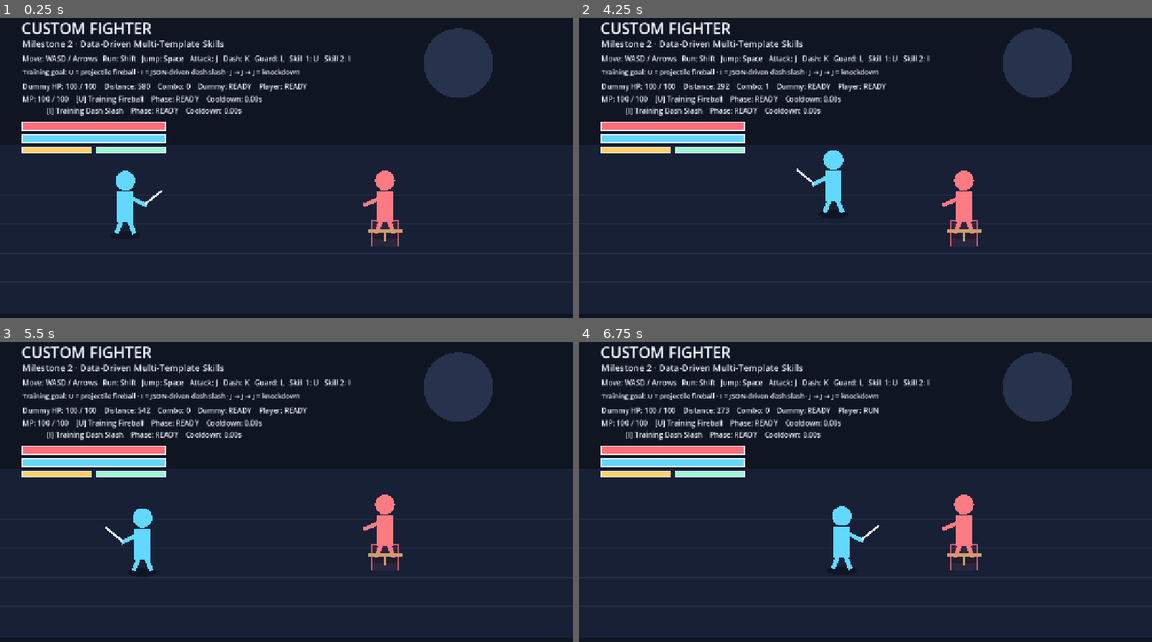
Above: before the commit, frames 1-4 (two rows, left to right).
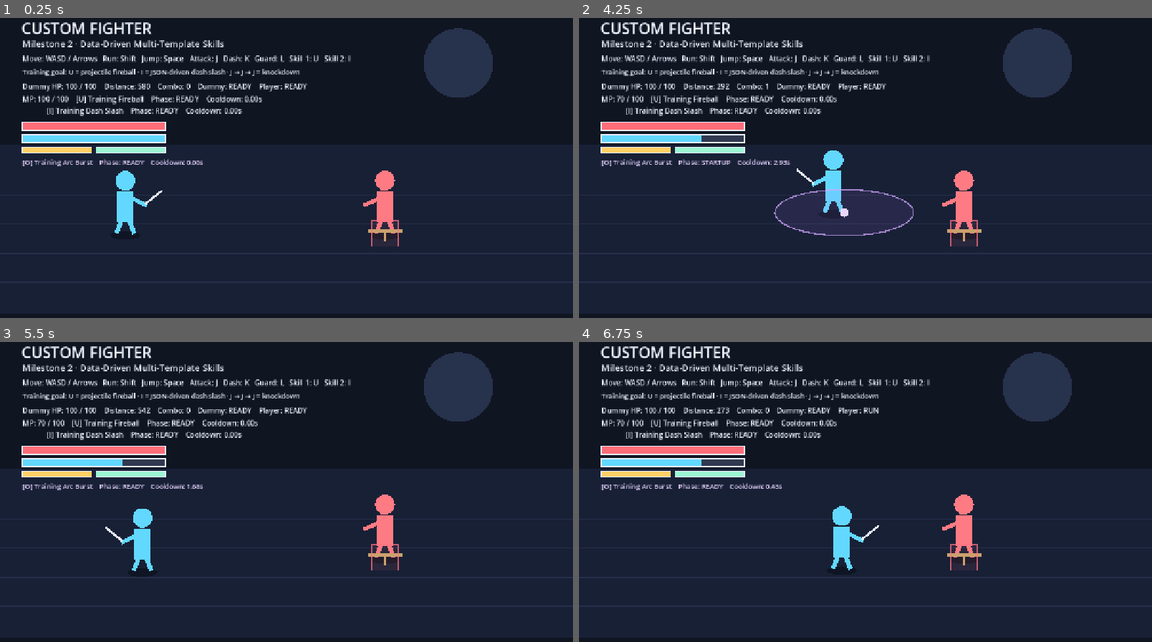
Above: after the commit, the same moments.

Repository: ws951125/custom-fighter
Game: Godot game, scene res://game/runtime/main.tscn
Two runs of this game, one before a commit and one after it. Both use one fixed random seed, a clock stepped at 60 frames per second and the inputs below.
Inputs:
- Up to frame 1 (0.25 s): no input
- Up to frame 2 (4.25 s): tap Enter at 0.5 s; hold D (move_right) 0.53-1.28 s; hold J (attack) 0.53-1.28 s; tap Space (jump) at 0.77, 1.07, 1.52, 1.82, 3.02, 3.05, 3.32 s; tap K (dash) at 0.8, 1.35 s; hold S (move_down) 1.28-2.03 s; tap L (guard) at 1.55 s; hold D (move_right) 2.03-2.78 s; hold L (guard) 2.03-2.78 s; tap Shift (run) at 2.3, 2.85 s; hold W (move_up) 2.78-3.53 s; hold A (move_left) from 3.53 s (still down); hold Space (jump) from 3.53 s (still down); tap J (attack) at 3.8 s; tap O (skill_3, bound only after the commit) at 4.15 s
- Up to frame 3 (5.5 s): release Space (jump) at 4.28 s; tap J (attack) at 4.35 s; tap Space (jump) at 4.52, 4.82 s; tap K (dash) at 4.55 s; release A (move_left) at 5.03 s; hold S (move_down) from 5.03 s (still down); hold K (dash) from 5.03 s (still down); tap L (guard) at 5.3 s
- Up to frame 4 (6.75 s): release S (move_down) at 5.78 s; release K (dash) at 5.78 s; hold D (move_right) 5.78-6.53 s; tap L (guard) at 5.85 s; tap Space (jump) at 6.02, 6.32 s; tap Shift (run) at 6.05 s; hold W (move_up) from 6.53 s (still down); hold Shift (run) from 6.53 s (still down)

The runs differ from the first frame. In frame 1, 0.3% of the frame differs, in the area x 4-36%, y 47-50%; in frame 2, 1.3%, in the area x 4-59%, y 25-73%; in frame 3, 1.0%; in frame 4, 1.0%.

Commit message:
Milestone 2: add data-driven area attack skill
* feat: add data-driven area burst skill sample

* feat: add reusable area attack state

* feat: validate data-driven area skills

* test: cover data-driven area skill core

* feat: add modular area skill runtime controller

* feat: attach area skill controller to training room

* test: add browser evidence for area skill

* Test Area skill in browser suites

* Run Area skill E2E in all browser gates

* Harden combo timers against browser frame hitches

* Preserve attack recovery while protecting combo window

* Limit combo protection to true browser hitches

Diff:
--- /dev/null
+++ b/content/skills/arc_burst.sample.json
@@ -0,0 +1,20 @@
+{
+  "schema_version": 1,
+  "id": "arc_burst_001",
+  "name": "Training Arc Burst",
+  "type": "area",
+  "damage": 22,
+  "mp_cost": 30,
+  "cooldown": 3.0,
+  "startup": 0.30,
+  "active": 0.36,
+  "recovery": 0.38,
+  "speed": 0,
+  "range": 0,
+  "hitstun": 0.28,
+  "knockback": 320,
+  "hitbox_half_width": 155,
+  "hitbox_half_depth": 0.20,
+  "visual": "prototype_arc_burst",
+  "impact_visual": "prototype_arc_impact"
+}
--- a/game/core/combat/attack_chain_state.gd
+++ b/game/core/combat/attack_chain_state.gd
@@ -2,6 +2,8 @@
 extends RefCounted
 
 const COMBO_RESET_SECONDS := 0.62
+const HITCH_THRESHOLD_SECONDS := 0.50
+const HITCH_COMBO_TIMER_DELTA := 0.10
 
 var combo_step := 0
 var attack_lock_remaining := 0.0
@@ -9,8 +11,13 @@
 
 func tick(delta: float) -> void:
 	var safe_delta := maxf(0.0, delta)
+	# Preserve normal timing exactly. Only treat a single frame over 500ms as a browser
+	# hitch, because the player had no usable input frames during that pause.
+	var combo_delta := safe_delta
+	if safe_delta > HITCH_THRESHOLD_SECONDS:
+		combo_delta = HITCH_COMBO_TIMER_DELTA
 	attack_lock_remaining = maxf(0.0, attack_lock_remaining - safe_delta)
-	combo_reset_remaining = maxf(0.0, combo_reset_remaining - safe_delta)
+	combo_reset_remaining = maxf(0.0, combo_reset_remaining - combo_delta)
 	if combo_reset_remaining <= 0.0 and attack_lock_remaining <= 0.0:
 		combo_step = 0
 
--- /dev/null
+++ b/game/core/skills/area_attack_state.gd
@@ -0,0 +1,43 @@
+class_name AreaAttackState
+extends RefCounted
+
+const CombatBox = preload("res://game/core/combat/combat_box.gd")
+
+var active := false
+var center := Vector2.ZERO
+var half_extents := Vector2.ZERO
+var remaining := 0.0
+var hit_consumed := false
+
+func start(initial_center: Vector2, half_width: float, half_depth: float, active_seconds: float) -> bool:
+	if half_width <= 0.0 or half_depth <= 0.0 or active_seconds <= 0.0:
+		return false
+	center = initial_center
+	half_extents = Vector2(half_width, half_depth)
+	remaining = active_seconds
+	hit_consumed = false
+	active = true
+	return true
+
+func tick(delta: float) -> void:
+	if not active:
+		return
+	remaining = maxf(0.0, remaining - maxf(0.0, delta))
+	if remaining <= 0.0:
+		active = false
+
+func hitbox() -> CombatBox:
+	return CombatBox.new(center, half_extents)
+
+func can_hit() -> bool:
+	return active and not hit_consumed
+
+func consume_hit() -> bool:
+	if not can_hit():
+		return false
+	hit_consumed = true
+	return true
+
+func deactivate() -> void:
+	active = false
+	remaining = 0.0
--- a/game/core/skills/skill_definition.gd
+++ b/game/core/skills/skill_definition.gd
@@ -95,6 +95,8 @@
 
 	if skill_type == "projectile" or skill_type == "dash":
 		_validate_motion_skill(errors)
+	elif skill_type == "area":
+		_validate_area_skill(errors)
 
 	loaded = errors.is_empty()
 	return errors
@@ -108,3 +110,9 @@
 		errors.append("%s active duration must be positive" % skill_type)
 	if hitbox_half_width <= 0.0 or hitbox_half_depth <= 0.0:
 		errors.append("%s hitbox dimensions must be positive" % skill_type)
+
+func _validate_area_skill(errors: PackedStringArray) -> void:
+	if active <= 0.0:
+		errors.append("area active duration must be positive")
+	if hitbox_half_width <= 0.0 or hitbox_half_depth <= 0.0:
+		errors.append("area hitbox dimensions must be positive")
--- /dev/null
+++ b/game/runtime/area_skill_controller.gd
@@ -0,0 +1,191 @@
+extends Control
+
+const SkillDefinition = preload("res://game/core/skills/skill_definition.gd")
+const SkillCastState = preload("res://game/core/skills/skill_cast_state.gd")
+const AreaAttackState = preload("res://game/core/skills/area_attack_state.gd")
+
+const AREA_SKILL_PATH := "res://content/skills/arc_burst.sample.json"
+
+var host
+var skill := SkillDefinition.new()
+var cast_state := SkillCastState.new()
+var area_state := AreaAttackState.new()
+var skill_latched := false
+var last_hit := false
+var hit_count := 0
+var impact_timer := 0.0
+var impact_x := 0.0
+var cast_origin := Vector2.ZERO
+var web_sync_accumulator := 0.0
+var status_label: Label
+
+func _ready() -> void:
+	host = get_parent()
+	mouse_filter = Control.MOUSE_FILTER_IGNORE
+	_register_input()
+	_load_skill()
+	status_label = Label.new()
+	status_label.position = Vector2(50.0, 340.0)
+	status_label.add_theme_font_size_override("font_size", 15)
+	status_label.add_theme_color_override("font_color", Color("e9d7ff"))
+	add_child(status_label)
+	_set_web_state()
+	queue_redraw()
+
+func _process(delta: float) -> void:
+	cast_state.tick(delta)
+	if cast_state.consume_activation():
+		_start_area()
+
+	area_state.tick(delta)
+	if area_state.can_hit():
+		_resolve_collision()
+
+	impact_timer = maxf(0.0, impact_timer - delta)
+	_handle_input()
+
+	var skill_name := skill.skill_name if skill.loaded else "Skill unavailable"
+	status_label.text = "[O] %s    Phase: %s    Cooldown: %.2fs" % [
+		skill_name,
+		cast_state.phase_name(),
+		cast_state.cooldown_remaining
+	]
+
+	web_sync_accumulator += delta
+	if web_sync_accumulator >= 0.05:
+		web_sync_accumulator = 0.0
+		_set_web_state()
+	queue_redraw()
+
+func _handle_input() -> void:
+	var pressed := Input.is_action_pressed("skill_3")
+	if pressed and not skill_latched and _can_start_cast():
+		_try_cast()
+	skill_latched = pressed
+
+func _can_start_cast() -> bool:
+	if not skill.loaded or cast_state.is_casting():
+		return false
+	if host == null:
+		return false
+	return (
+		not host.player_guarding
+		and not host.movement_state.jumping
+		and not host.movement_state.is_dashing()
+		and not host.attack_chain_state.is_attacking()
+		and not host.fireball_cast_state.is_casting()
+		and not host.dash_slash_cast_state.is_casting()
+		and not host.dash_slash_state.active
+	)
+
+func _try_cast() -> void:
+	if not cast_state.start_cast(host.player_state.mp):
+		return
+	if not host.player_state.spend_mp(skill.mp_cost):
+		return
+	cast_origin = Vector2(host.player_x, host.player_depth)
+	last_hit = false
+	_set_web_state()
+
+func _start_area() -> void:
+	if not skill.loaded or skill.skill_type != "area":
+		return
+	area_state.start(
+		cast_origin,
+		skill.hitbox_half_width,
+		skill.hitbox_half_depth,
+		skill.active
+	)
+	_set_web_state()
+
+func _resolve_collision() -> void:
+	if host.dummy_state.is_defeated() or not host.dummy_recovery_state.can_be_hit():
+		return
+	if not area_state.hitbox().overlaps(host._dummy_hurtbox()):
+		return
+	if not area_state.consume_hit():
+		return
+
+	host.dummy_state.apply_damage(skill.damage)
+	host.dummy_state.apply_hitstun(skill.hitstun)
+	var direction := signf(host.dummy_x - area_state.center.x)
+	if is_zero_approx(direction):
+		direction = host.player_facing
+	host.dummy_knockback_state.apply_impulse(direction * skill.knockback)
+	host.dummy_hit_timer = skill.hitstun
+	impact_timer = 0.38
+	impact_x = host.dummy_x
+	last_hit = true
+	hit_count += 1
+	_set_web_state()
+
+func _draw() -> void:
+	if host == null or not skill.loaded:
+		return
+	var canvas_height := maxf(size.y, 720.0)
+	var arena_top := canvas_height * 0.50
+	var arena_bottom := canvas_height * 0.86
+	var depth_radius := maxf(18.0, (arena_bottom - arena_top) * skill.hitbox_half_depth)
+
+	if cast_state.phase_name() == "STARTUP":
+		var telegraph_center := Vector2(cast_origin.x, lerpf(arena_top, arena_bottom, cast_origin.y))
+		_draw_ellipse(telegraph_center, Vector2(skill.hitbox_half_width, depth_radius), Color(0.72, 0.48, 1.0, 0.10), Color(0.82, 0.66, 1.0, 0.72), 3.0)
+		draw_circle(telegraph_center, 10.0, Color("e9d7ff"))
+
+	if area_state.active:
+		var active_center := Vector2(area_state.center.x, lerpf(arena_top, arena_bottom, area_state.center.y))
+		_draw_ellipse(active_center, Vector2(skill.hitbox_half_width, depth_radius), Color(0.62, 0.28, 1.0, 0.16), Color(0.87, 0.66, 1.0, 0.95), 6.0)
+		for index in range(4):
+			var ray_angle := float(index) * PI * 0.5 + 0.35
+			var ray := Vector2(cos(ray_angle) * skill.hitbox_half_width * 0.82, sin(ray_angle) * depth_radius * 0.82)
+			draw_line(active_center - ray * 0.30, active_center + ray, Color(0.82, 0.60, 1.0, 0.70), 4.0)
+
+	if impact_timer > 0.0:
+		var impact_center := Vector2(impact_x, lerpf(arena_top, arena_bottom, host.dummy_depth) - 68.0)
+		var progress := clampf(impact_timer / 0.38, 0.0, 1.0)
+		var radius := 34.0 + (1.0 - progress) * 52.0
+		draw_circle(impact_center, radius * 0.45, Color(0.70, 0.40, 1.0, 0.14 * progress))
+		draw_arc(impact_center, radius, 0.0, TAU, 30, Color(0.88, 0.70, 1.0, progress), 5.0)
+
+func _draw_ellipse(center: Vector2, radii: Vector2, fill: Color, outline: Color, width: float) -> void:
+	var points := PackedVector2Array()
+	for index in range(41):
+		var angle := TAU * float(index) / 40.0
+		points.append(center + Vector2(cos(angle) * radii.x, sin(angle) * radii.y))
+	draw_colored_polygon(points, fill)
+	for index in range(points.size() - 1):
+		draw_line(points[index], points[index + 1], outline, width)
+
+func _load_skill() -> void:
+	var errors := skill.load_from_file(AREA_SKILL_PATH)
+	if not errors.is_empty():
+		push_error("Failed to load area skill: %s" % " | ".join(errors))
+		return
+	cast_state.configure(skill)
+
+func _register_input() -> void:
+	var action_name := StringName("skill_3")
+	if not InputMap.has_action(action_name):
+		InputMap.add_action(action_name)
+	if not InputMap.action_get_events(action_name).is_empty():
+		return
+	var event := InputEventKey.new()
+	event.physical_keycode = KEY_O
+	InputMap.action_add_event(action_name, event)
+
+func _set_web_state() -> void:
+	if not OS.has_feature("web"):
+		return
+	JavaScriptBridge.eval(
+		"document.documentElement.dataset.areaSkillLoaded='%s';" % _bool_text(skill.loaded) +
+		"document.documentElement.dataset.areaSkillId='%s';" % skill.skill_id +
+		"document.documentElement.dataset.areaSkillPhase='%s';" % cast_state.phase_name() +
+		"document.documentElement.dataset.areaSkillCooldown='%.3f';" % cast_state.cooldown_remaining +
+		"document.documentElement.dataset.areaSkillCanCast='%s';" % _bool_text(skill.loaded and cast_state.can_cast(host.player_state.mp if host != null else 0)) +
+		"document.documentElement.dataset.areaSkillActive='%s';" % _bool_text(area_state.active) +
+		"document.documentElement.dataset.lastAreaSkillHit='%s';" % _bool_text(last_hit) +
+		"document.documentElement.dataset.areaSkillHitCount='%d';" % hit_count
+	)
+
+func _bool_text(value: bool) -> String:
+	return "true" if value else "false"
--- a/game/runtime/main.tscn
+++ b/game/runtime/main.tscn
@@ -1,6 +1,7 @@
-[gd_scene load_steps=2 format=3]
+[gd_scene load_steps=3 format=3]
 
 [ext_resource type="Script" path="res://game/runtime/main.gd" id="1_main"]
+[ext_resource type="Script" path="res://game/runtime/area_skill_controller.gd" id="2_area"]
 
 [node name="Main" type="Control"]
 layout_mode = 3
@@ -10,3 +11,13 @@
 grow_horizontal = 2
 grow_vertical = 2
 script = ExtResource("1_main")
+
+[node name="AreaSkillController" type="Control" parent="."]
+layout_mode = 1
+anchors_preset = 15
+anchor_right = 1.0
+anchor_bottom = 1.0
+grow_horizontal = 2
+grow_vertical = 2
+mouse_filter = 2
+script = ExtResource("2_area")
--- a/tests/test_runner.gd
+++ b/tests/test_runner.gd
@@ -11,6 +11,7 @@
 const SkillCastState = preload("res://game/core/skills/skill_cast_state.gd")
 const ProjectileState = preload("res://game/core/skills/projectile_state.gd")
 const DashAttackState = preload("res://game/core/skills/dash_attack_state.gd")
+const AreaAttackState = preload("res://game/core/skills/area_attack_state.gd")
 
 var failures := 0
 
@@ -29,6 +30,7 @@
 	_test_skill_cast_state()
 	_test_projectile_state()
 	_test_dash_attack_state()
+	_test_area_attack_state()
 
 	if failures == 0:
 		print("ALL_TESTS_PASSED")
@@ -114,7 +116,7 @@
 	_check(recovery.state_name() == "RECOVERING", "knockdown advances to recovery")
 	_check(recovery.is_knocked_down() and not recovery.can_be_hit(), "recovery remains protected")
 	recovery.tick(KnockdownState.RECOVERY_SECONDS + 0.01)
-	_check(recovery.state_name() == "INVULNERABLE", "recovery advances to standing invulnerability")
+	_check(recovery.state_name() == "INVULNERABLE", "knockdown advances to standing invulnerability")
 	_check(not recovery.is_knocked_down() and recovery.is_invulnerable(), "standing protection is not a down pose")
 	recovery.tick(KnockdownState.INVULNERABLE_SECONDS + 0.01)
 	_check(recovery.state_name() == "READY", "invulnerability expires")
@@ -151,6 +153,12 @@
 	_check(errors.is_empty(), "dash slash definition validates: %s" % ", ".join(errors))
 	return skill
 
+func _load_arc_burst_definition():
+	var skill := SkillDefinition.new()
+	var errors := skill.load_from_file("res://content/skills/arc_burst.sample.json")
+	_check(errors.is_empty(), "arc burst definition validates: %s" % ", ".join(errors))
+	return skill
+
 func _test_skill_definition() -> void:
 	var skill = _load_fireball_definition()
 	_check(skill.loaded, "skill definition marks valid data as loaded")
@@ -167,6 +175,12 @@
 	_check(is_equal_approx(dash_skill.speed, 1000.0) and is_equal_approx(dash_skill.range, 260.0), "dash motion loads from JSON")
 	_check(is_equal_approx(dash_skill.hitbox_half_width, 44.0), "dash hitbox loads from JSON")
 
+	var area_skill = _load_arc_burst_definition()
+	_check(area_skill.loaded and area_skill.skill_type == "area", "area skill loads through the same schema")
+	_check(area_skill.damage == 22 and area_skill.mp_cost == 30, "area damage and MP load from JSON")
+	_check(is_equal_approx(area_skill.active, 0.36), "area active window loads from JSON")
+	_check(is_equal_approx(area_skill.hitbox_half_width, 155.0) and is_equal_approx(area_skill.hitbox_half_depth, 0.20), "area hitbox loads from JSON")
+
 	var invalid := SkillDefinition.new()
 	var invalid_errors := invalid.load_from_dictionary({"schema_version": 1})
 	_check(not invalid_errors.is_empty() and not invalid.loaded, "invalid skill data is rejected")
@@ -179,6 +193,15 @@
 		"hitbox_half_depth": 0, "visual": "x", "impact_visual": "y"
 	})
 	_check(not invalid_dash_errors.is_empty() and not invalid_dash.loaded, "invalid dash motion data is rejected")
+
+	var invalid_area := SkillDefinition.new()
+	var invalid_area_errors := invalid_area.load_from_dictionary({
+		"schema_version": 1, "id": "bad_area", "name": "Bad Area", "type": "area",
+		"damage": 1, "mp_cost": 1, "cooldown": 1.0, "startup": 0.1, "active": 0.0,
+		"recovery": 0.1, "hitbox_half_width": 0, "hitbox_half_depth": 0,
+		"visual": "x", "impact_visual": "y"
+	})
+	_check(not invalid_area_errors.is_empty() and not invalid_area.loaded, "invalid area timing/hitbox data is rejected")
 
 func _test_skill_cast_state() -> void:
 	var skill = _load_fireball_definition()
@@ -209,6 +232,13 @@
 	dash_cast.tick(dash_skill.startup + 0.01)
 	_check(dash_cast.consume_activation(), "dash template receives the generic activation event")
 
+	var area_skill = _load_arc_burst_definition()
+	var area_cast := SkillCastState.new()
+	area_cast.configure(area_skill)
+	_check(area_cast.start_cast(100), "generic cast state accepts area template")
+	area_cast.tick(area_skill.startup + 0.01)
+	_check(area_cast.consume_activation(), "area template receives the generic activation event")
+
 func _test_projectile_state() -> void:
 	var projectile := ProjectileState.new()
 	_check(projectile.spawn(0.0, 0.50, 1.0, 560.0, 900.0, 2.0), "projectile spawns with valid motion data")
@@ -237,6 +267,22 @@
 	dash.tick(0.10)
 	_check(is_equal_approx(dash.x, 280.0) and not dash.active, "left dash respects configured range")
 
+func _test_area_attack_state() -> void:
+	var area := AreaAttackState.new()
+	_check(area.start(Vector2(500.0, 0.50), 155.0, 0.20, 0.36), "area attack starts with valid dimensions/timing")
+	_check(area.active and area.can_hit(), "area attack begins active and hittable")
+	var near_target := CombatBox.new(Vector2(620.0, 0.58), Vector2(30.0, 0.10))
+	var far_target := CombatBox.new(Vector2(760.0, 0.58), Vector2(30.0, 0.10))
+	_check(area.hitbox().overlaps(near_target), "area hitbox reaches nearby target")
+	_check(not area.hitbox().overlaps(far_target), "area hitbox rejects distant target")
+	_check(area.consume_hit(), "area attack consumes its first hit")
+	_check(not area.can_hit() and not area.consume_hit(), "area attack cannot hit twice in one activation")
+	area.tick(0.20)
+	_check(area.active, "area attack remains active inside configured window")
+	area.tick(0.20)
+	_check(not area.active, "area attack expires after configured active window")
+	_check(not area.start(Vector2.ZERO, 0.0, 0.20, 0.36), "area attack rejects invalid dimensions")
+
 func _check(condition: bool, label: String) -> void:
 	if condition:
 		print("PASS: %s" % label)
Not shown, changed: package.json
Not shown, changed: .github/workflows/ci.yml
Not shown, added: tests/area_web_smoke.mjs
